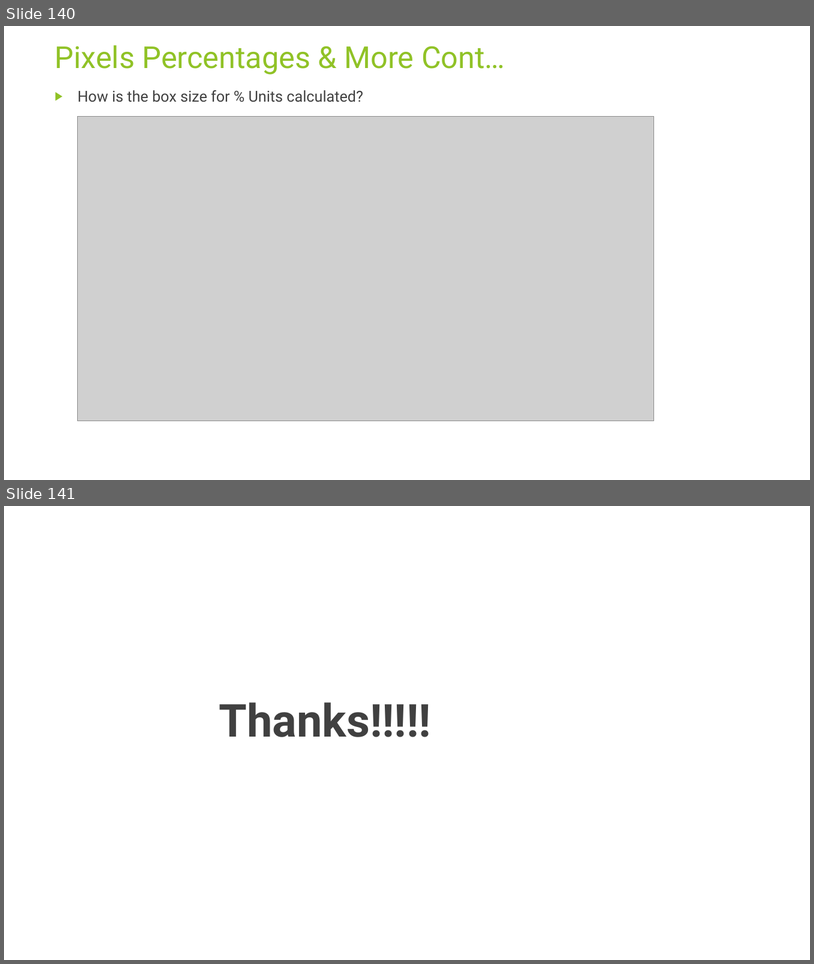
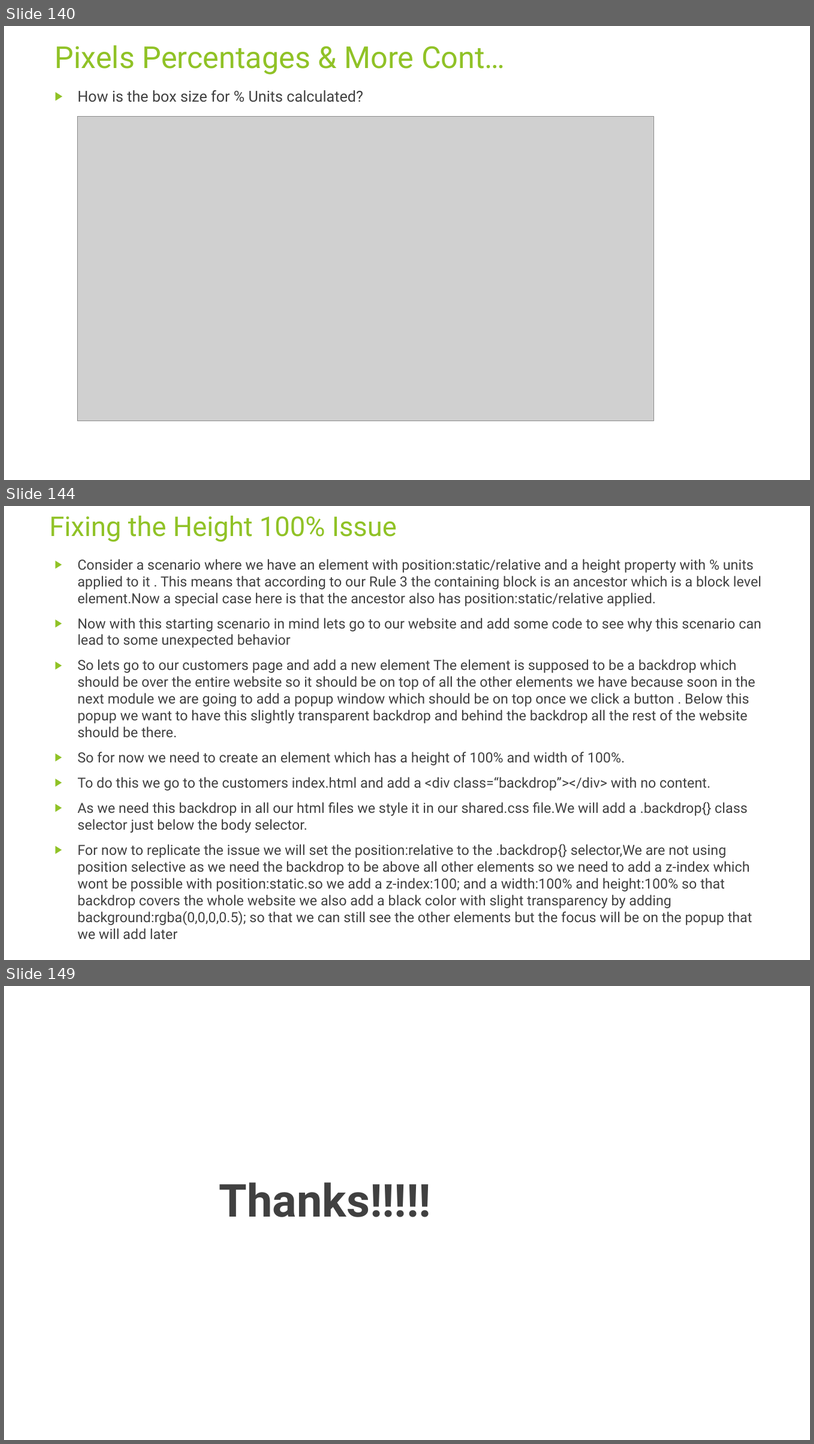
Before and after one commit to rudhrainfogain/CSS, a slide deck: PPT/Css-v8.pptx. Shown one above the other, each under a label of ours: slides 140 and 141 before the commit, slides 140, 144 and 149 after it; the slides between them are not shown. The pictures are 814x964 and 814x1444 pixels, drawn with LibreOffice and Linux fonts; fonts in the diff are those of the drawing; grey boxes stand for pictures. Boxes give left, top, right and bottom in pixels: in the first picture for what was removed or moved away, otherwise in the second. Text is boxed around its words. In the diff, an @@ line names an element or a change of style, - is before the commit and + after.

```diff
--- a/PPT/Css-v8.pptx
+++ b/PPT/Css-v8.pptx
@@ slide 144 added at [4,506,810,960], background #FFFFFF @@
@@ title added at [50,516,397,542], 32.4 pt, text #90C226 @@
+Fixing the Height 100% Issue
@@ text added at [78,559,762,939], 16.6 pt, text #404040 @@
+▶ Consider a scenario where we have an element with position:static/relative and a height property with % units applied to it . This means that according to our Rule 3 the containing block is an ancestor which is a block level element.Now a special case here is that the ancestor also has position:static/relative applied.
+▶ Now with this starting scenario in mind lets go to our website and add some code to see why this scenario can lead to some unexpected behavior
+▶ So lets go to our customers page and add a new element The element is supposed to be a backdrop which should be over the entire website so it should be on top of all the other elements we have because soon in the next module we are going to add a popup window which should be on top once we click a button . Below this popup we want to have this slightly transparent backdrop and behind the backdrop all the rest of the website should be there.
+▶ So for now we need to create an element which has a height of 100% and width of 100%.
+▶ To do this we go to the customers index.html and add a <div class=“backdrop”></div> with no content.
+▶ As we need this backdrop in all our html files we style it in our shared.css file.We will add a .backdrop{} class selector just below the body selector.
+▶ For now to replicate the issue we will set the position:relative to the .backdrop{} selector,We are not using position selective as we need the backdrop to be above all other elements so we need to add a z-index which wont be possible with position:static.so we add a z-index:100; and a width:100% and height:100% so that backdrop covers the whole website we also add a black color with slight transparency by adding background:rgba(0,0,0,0.5); so that we can still see the other elements but the focus will be on the popup that we will add later
@@ what was slide 141 is now slide 149 @@
```
Also in this commit, not shown: 7 other slides added, 4 other files.
